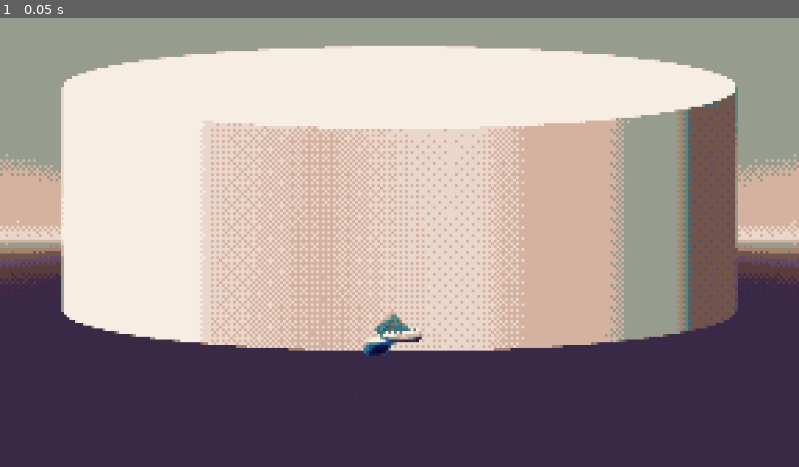
Above: before the commit, frame 1.
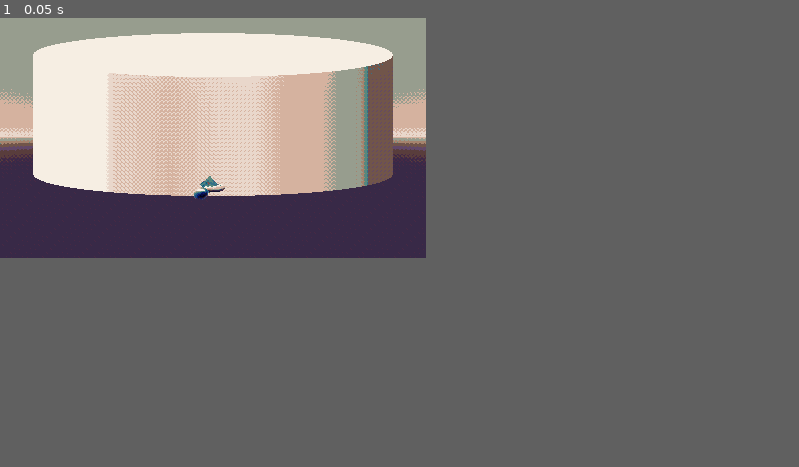
Above: after the commit, the same moment.

Repository: Cloenk/badIdeasGameJam
Game: Godot game, scene res://pixel shader/sss_viewport.tscn
The game is run twice, just before and just after one commit, with the same random seed, the same clock (stepped at 60 frames per second) and the same inputs. The project has no main scene, so this scene is started directly.
Inputs:
- Up to frame 1 (0.05 s): no input
In our replay, the window is 799x449 before the commit and 426x240 after it. These sizes can differ from the game's own. Grey fills any space a smaller window leaves; there, only what the larger window draws over its background counts as a difference.

The runs differ from the first frame. In frame 1, 60% of the frame differs, in the area x 0-100%, y 0-76%.

Commit message:
improve 3d water, change dither matrix

Diff:
--- a/godot files/3d scenes/3d water.tscn
+++ b/godot files/3d scenes/3d water.tscn
@@ -25,19 +25,14 @@
 render_priority = 0
 shader = ExtResource("1_s084f")
 shader_parameter/gradient_map = SubResource("GradientTexture1D_jhnen")
+shader_parameter/depth_fade_distance = 10.000000475
+shader_parameter/absorbance = 0.250000011875
 
 [sub_resource type="PlaneMesh" id="PlaneMesh_bad0a"]
 material = SubResource("ShaderMaterial_jhnen")
-size = Vector2(50, 200)
+size = Vector2(50, 300)
 subdivide_width = 49
-subdivide_depth = 199
-
-[sub_resource type="PlaneMesh" id="PlaneMesh_s084f"]
-material = SubResource("ShaderMaterial_jhnen")
-flip_faces = true
-size = Vector2(50, 200)
-subdivide_width = 49
-subdivide_depth = 199
+subdivide_depth = 299
 
 [sub_resource type="CylinderMesh" id="CylinderMesh_s084f"]
 top_radius = 15.0
@@ -57,11 +52,6 @@
 transform = Transform3D(1, 0, 0, 0, 1, 0, 0, 0, 1, 0, 0, 40)
 mesh = SubResource("PlaneMesh_bad0a")
 
-[node name="MeshInstance3D2" type="MeshInstance3D" parent="." unique_id=494858922]
-transform = Transform3D(1, 0, 0, 0, 1, 0, 0, 0, 1, 0, 0.05, 40)
-visible = false
-mesh = SubResource("PlaneMesh_s084f")
-
 [node name="Camera3D" type="Camera3D" parent="." unique_id=2122309108]
 transform = Transform3D(-1, -1.0654157e-08, 8.677114e-08, 0, 0.99254614, 0.12186935, -8.742278e-08, 0.12186935, -0.99254614, 0, 14, -80)
 projection = 1
--- a/godot files/pixel shader/palette_lut.gdshader
+++ b/godot files/pixel shader/palette_lut.gdshader
@@ -8,6 +8,7 @@
 // The Bayer matrix pattern to use
 // 1 -> 2x2, 2 -> 4x4, 3 -> 8x8
 uniform float bayer_pattern : hint_range(1, 3, 1.0) = 1;
+uniform int bayer4x4_select: hint_range(0, 1, 1.0) = 0;
 
 const int matrix2[4] = {
     0, 2,
@@ -18,6 +19,12 @@
     12, 4,  14, 6,
     3,  11, 1,  9,
     15, 7,  13, 5
+};
+const int matrix4waves[16] = {
+    8, 1, 2, 11,
+	0, 9, 10, 3,
+	4, 13, 14, 7,
+	12, 5, 6, 15
 };
 const int matrix8[64] = {
     0,  32, 8,  40, 2,  34, 10, 42,
@@ -41,7 +48,12 @@
         case 2:
             return matrix2[index];
         case 4:
-            return matrix4[index];
+			switch (bayer4x4_select) {
+				case 0:
+            		return matrix4[index];
+				case 1:
+					return matrix4waves[index];
+			}
         default:
             return matrix8[index];
     }
--- a/godot files/pixel shader/sss_viewport.tscn
+++ b/godot files/pixel shader/sss_viewport.tscn
@@ -22,8 +22,9 @@
 [sub_resource type="ShaderMaterial" id="ShaderMaterial_qeviw"]
 shader = ExtResource("3_mlsp7")
 shader_parameter/Palette_LUT = ExtResource("5_6gknf")
-shader_parameter/bayer_pattern = 3.0
-shader_parameter/quantize_size = 4.0
+shader_parameter/bayer_pattern = 2.0
+shader_parameter/bayer4x4_select = 1
+shader_parameter/quantize_size = 1.0
 shader_parameter/handle_scale = false
 shader_parameter/handle_subpixels = true
 
@@ -42,8 +43,8 @@
 handle_input_locally = false
 audio_listener_enable_2d = true
 audio_listener_enable_3d = true
-size = Vector2i(1152, 648)
-size_2d_override = Vector2i(576, 324)
+size = Vector2i(426, 240)
+size_2d_override = Vector2i(320, 240)
 size_2d_override_stretch = true
 render_target_update_mode = 4
 
--- a/godot files/project.godot
+++ b/godot files/project.godot
@@ -19,6 +19,11 @@
 GsomConsole="*uid://cgiatoqvhisma"
 LevelSwitcher="*uid://bquwnugio1cjn"
 
+[display]
+
+window/size/viewport_width=426
+window/size/viewport_height=240
+
 [global_group]
 
 Spawnpoint="Ordered list of nodes whose position can be selected to spawn the player at within the scene when loading with LevelSwitcher.level_cmd(\"level\", [\"name\", \"index\"]) or GsomConsole.submit(\"level name index\")"
--- a/godot files/water_mesh.gdshader
+++ b/godot files/water_mesh.gdshader
@@ -2,8 +2,15 @@
 render_mode unshaded;
 
 uniform sampler2D gradient_map : source_color, filter_linear, repeat_disable;
+uniform sampler2D SCREEN_TEXTURE : hint_screen_texture, repeat_disable, filter_nearest;
+uniform sampler2D DEPTH_TEXTURE : hint_depth_texture, repeat_disable, filter_nearest;
+
+uniform float depth_fade_distance : hint_range(0.0, 20.0) = 1.0;
+uniform float absorbance : hint_range(0.0, 10.0) = 2.0;
 
 varying float height;
+varying float foam_mix;
+varying float sharper;
 
 float triangle(float x) {
 	return abs(fract((x - 1.0) * 0.25) * 4.0 - 2.0) - 1.0;
@@ -31,17 +38,25 @@
 	float amp = 1.0;
 	float highest = 0.0;
 	vec2 direction = vec2(1.0, 0.0);
-	float direction_rotate = 1.618;//PI + 0.2;//1.618;
-	float rotate_sum = 0.7;
-	vec2 vert = VERTEX.xz;
+	float direction_rotate = PI - 0.2;//1.618;
+	float rotate_sum = PI * 0.5;
+	float floor_time = floor(TIME * 8.0) * 0.125;
+	vec2 vert = VERTEX.xz + vec2(floor_time * 1.5, 0.0);
 	float vert_rotate = 0.3;
 	float skew = 0.3;
 	float skew_decay = -0.71;
-	float floor_time = floor(TIME * 8.0) * 0.125;
+	float foam = 0.0;
+	float foam_total = 0.0;
+	//float sharper_total = 0.0;
 	for (int i = 0; i < iterations; i++) {
 		vec2 input_vec = rotate(vert, rotate_sum) * freq * vec2(1.0, 2.0) + vec2(0.0, 2.0 * amp * floor_time);
 		input_vec.x += input_vec.y * skew;
-		total_height += amp * waves((input_vec));
+		float wave_output = waves((input_vec));
+		sharper += (1.0 - amp) * wave_output; // commenting this out somehow breaks shader compilation and i do not know how
+		//sharper_total += (1.0 - amp);
+		foam += wave_output * float(i) * float(i);
+		foam_total += float(i) * float(i);
+		total_height += amp * wave_output;
 		highest += amp;
 		freq *= scale;
 		amp *= decay;
@@ -50,13 +65,39 @@
 		//vert = rotate(vert, vert_rotate);
 	}
 	total_height /= sqrt(highest);
+	foam /= float(foam_total);
+	//sharper /= sqrt(sharper_total);
+	foam_mix = mix(total_height, mix(total_height, 1.0, 0.5) * 5.0 * foam, 0.5);
 	height = total_height;
-	VERTEX = vec3(VERTEX.x, 2.0 * total_height, VERTEX.z);
+	VERTEX = vec3(VERTEX.x, 4.0 * total_height, VERTEX.z);
 }
 
 void fragment() {
-	ALBEDO = texture(gradient_map, vec2(height, 0.5)).rgb;
+	// Depth texture magic
+	float depth = texture(DEPTH_TEXTURE, SCREEN_UV, 0.0).r;
+	vec3 ndc = vec3(SCREEN_UV * 2.0 - 1.0, depth);
+	vec4 world = INV_VIEW_MATRIX * INV_PROJECTION_MATRIX * vec4(ndc, 1.0);
+	float depth_texture_y = world.y / world.w;
+	float vertex_y = (INV_VIEW_MATRIX * vec4(VERTEX, 1.0)).y;
+	float vertical_depth = vertex_y - depth_texture_y;
+
+	// Changes the color of geometry behind it as the water gets deeper
+	float depth_fade_blend = exp(-vertical_depth / depth_fade_distance);
+	depth_fade_blend = clamp(depth_fade_blend, 0.0, 1.0);
+
+	//float foam_thresholded = step(0.6, foam_mix);
+	float foam_thresholded = clamp(10.0 * (foam_mix - 0.7), -0.5, 0.5) + 0.5;
+
+	// Makes the water more transparent as it gets more shallow
+	float alpha_blend = -(vertical_depth) * absorbance; //mix(absorbance, 4, clamp(foam_mix * foam_mix * foam_mix * foam_mix, 0.0, 1.0));
+	alpha_blend = clamp(1.0 - exp(alpha_blend), 0.0, 1.0);
+
+	ALBEDO = texture(gradient_map, vec2(max(foam_mix, 0.5 * (1.0 - alpha_blend)), 0.5)).rgb;
+	//ALBEDO = texture(gradient_map, vec2(mix(sharper, foam_mix, 1.0), 0.5)).rgb;
+	//ALBEDO = texture(gradient_map, vec2(mix(height, foam_mix, 0.5), 0.5)).rgb;
+	//ALBEDO = mix(ALBEDO, vec3(1.0), foam_thresholded);
 	ROUGHNESS = 1.0;
+	//ALPHA = alpha_blend;
 }
 
 //void light() {
